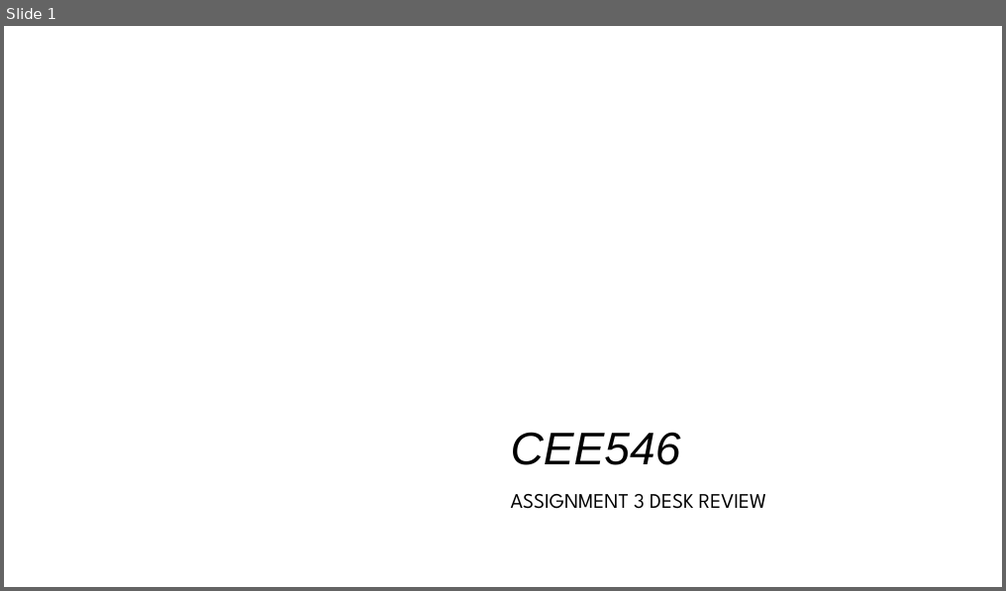
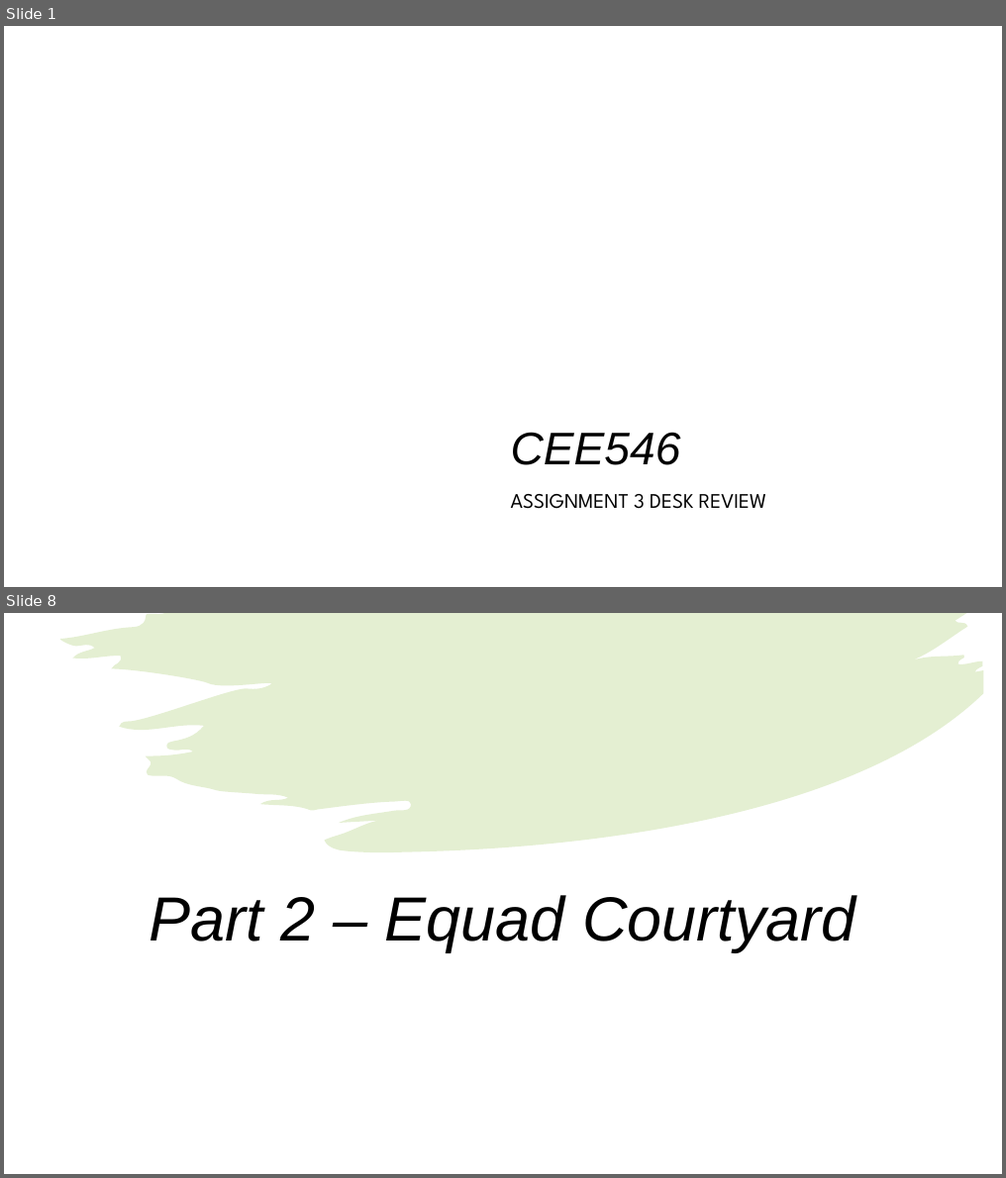
Before and after one commit to arpastrana/equad, a slide deck: presentation/DesignReview.pptx. Shown one above the other, each under a label of ours: slide 1 before the commit, slides 1 and 8 after it; the slides between them are not shown. The pictures are 1006x591 and 1006x1178 pixels, drawn with LibreOffice and Linux fonts; fonts in the diff are those of the drawing; background and template pictures are left out. Boxes give left, top, right and bottom in pixels: in the first picture for what was removed or moved away, otherwise in the second. Text is boxed around its words. In the diff, an @@ line names an element or a change of style, - is before the commit and + after.

Commit message:
Updated Presentation for Part 1 and 2

```diff
--- a/presentation/DesignReview.pptx
+++ b/presentation/DesignReview.pptx
@@ slide 8 added at (x1=4, y1=613, x2=1002, y2=1174), background #FFFFFF @@
@@ freeform shape added at (x1=4, y1=639, x2=252, y2=756), fill #7BB11F at 20% opacity @@
@@ rectangle added at (x1=4, y1=613, x2=1002, y2=1174), fill #FFFFFF @@
@@ freeform shape added at (x1=60, y1=613, x2=984, y2=853), fill #7BB11F at 20% opacity @@
@@ title added at (x1=150, y1=895, x2=856, y2=953), 60 pt, text #000000, italic @@
+Part 2 – Equad Courtyard
```
Also in this commit, not shown: 10 other slides added, 2 other files.
